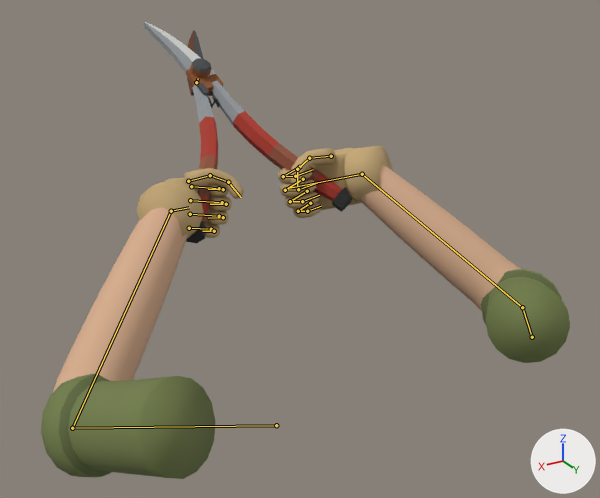
An edit to the FBX model Assets/Art/Models/Player/Player_Arms_FP.fbx, drawn before and after from the same camera.
Rendered twice from a camera (50 mm lens) standing at (0.526, 0.573, 0.182) and looking at (-0.075, -0.429, -0.318). The axes (+X, +Y, +Z) are drawn at lower right. The lights are the same throughout. The first picture is the older version. Both versions are drawn at frame 31 of the action 'Player_Arms_FP|FP_Shears_Idle'; the numbers are the values there. The bones that change, and the others that lie on the model, are drawn over the model as lines.

Names of what the first picture shows: 'Arm_L', 'Arm_R', 'Garden_Shears_FP', 'Hand_L', 'Hand_R'.
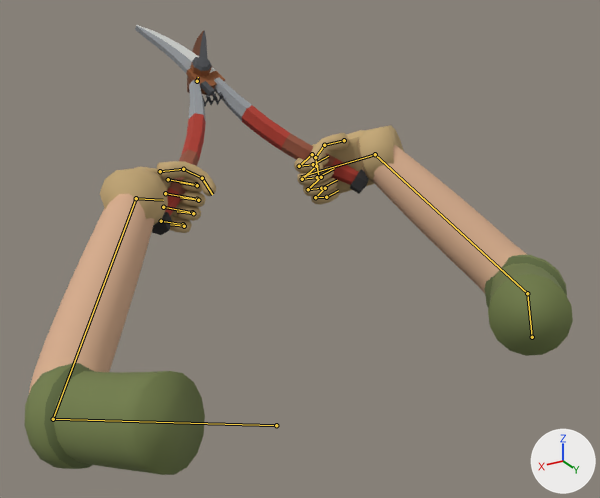
Pixel boxes (x1, y1, x2, y2) of what changed, in the pictures (600 x 498 px):
```json
{"object": "Arm_L", "change": "posed", "before": [41, 207, 215, 479], "after": [24, 194, 205, 475]}
{"object": "Arm_R", "change": "posed", "before": [361, 164, 570, 363], "after": [362, 145, 573, 356], "on screen": "6% taller"}
{"object": "Garden_Shears_FP", "change": "posed", "before": [143, 22, 353, 243], "after": [135, 25, 369, 235], "on screen": "11% wider"}
{"object": "Hand_R", "change": "posed", "before": [278, 146, 393, 218], "after": [294, 125, 404, 204], "on screen": "10% taller"}
{"object": "Hand_L", "change": "posed", "before": [136, 168, 244, 238], "after": [100, 161, 216, 233], "on screen": "7% wider"}
{"bone": "UpperArm_R", "before": "(532, 337) to (522, 307)", "after": "(532, 337) to (527, 293)"}
{"bone": "LowerArm_R", "before": "(522, 307) to (362, 174)", "after": "(527, 293) to (375, 154)"}
{"bone": "Hand_R", "before": "(362, 174) to (286, 188)", "after": "(375, 154) to (300, 177)"}
{"bone": "Shears_Root", "before": "(196, 82) to (198, 78)", "after": "(197, 81) to (198, 77)"}
{"bone": "Shears_A", "before": "(196, 82) to (198, 78)", "after": "(197, 81) to (198, 77)"}
{"bone": "Shears_B", "before": "(196, 82) to (198, 78)", "after": "(197, 81) to (198, 77)"}
{"bone": "UpperArm_L", "before": "(276, 425) to (72, 428)", "after": "(276, 425) to (53, 419)"}
{"bone": "LowerArm_L", "before": "(72, 428) to (171, 211)", "after": "(53, 419) to (136, 198)"}
{"bone": "Hand_L", "before": "(171, 211) to (189, 207)", "after": "(136, 198) to (163, 200)"}
```

Edits to the scene script, one JSON object a line:
```json
{"block": "bone_upperarm_r", "where": "bone_upperarm_r = bpy.data.objects['Player_Arms_FP'].pose.bones['UpperArm_R']  # child of 'FP_Root'"}
{"op": "set", "path": "bone_upperarm_r.rotation_quaternion", "old": "(0.999, -0.043, -0.004, 0.008)", "new": "(0.999, -0.029, 0.013, -0.026)", "note": "degrees (-5, 0, 1) -> degrees (-3, 1, -3)"}
{"block": "bone_lowerarm_r", "where": "bone_lowerarm_r = bpy.data.objects['Player_Arms_FP'].pose.bones['LowerArm_R']  # child of 'UpperArm_R'"}
{"op": "set", "path": "bone_lowerarm_r.rotation_quaternion", "old": "(0.996, -0.091, 0.0, 0.0)", "new": "(0.987, -0.161, 0.0, 0.0)", "note": "degrees (-10, 0, 0) -> degrees (-19, 0, 0)"}
{"block": "bone_hand_r", "where": "bone_hand_r = bpy.data.objects['Player_Arms_FP'].pose.bones['Hand_R']  # child of 'LowerArm_R'"}
{"op": "set", "path": "bone_hand_r.rotation_quaternion", "old": "(0.942, -0.33, -0.008, 0.054)", "new": "(0.895, -0.432, -0.094, 0.059)", "note": "degrees (-39, 1, 6) -> degrees (-52, -7, 11)"}
{"block": "bone_shears_root", "where": "bone_shears_root = bpy.data.objects['Player_Arms_FP'].pose.bones['Shears_Root']  # child of 'Hand_R'"}
{"op": "set", "path": "bone_shears_root.rotation_quaternion", "old": "(0.96, -0.124, -0.137, -0.212)", "new": "(0.945, -0.142, -0.211, -0.204)", "note": "degrees (-11, -18, -23) -> degrees (-12, -27, -22)"}
{"block": "bone_shears_a", "where": "bone_shears_a = bpy.data.objects['Player_Arms_FP'].pose.bones['Shears_A']  # child of 'Shears_Root'"}
{"op": "set", "path": "bone_shears_a.rotation_quaternion", "old": "(0.996, 0.0, 0.092, 0.0)", "new": "(0.985, 0.0, 0.17, 0.0)", "note": "degrees (0, 11, 0) -> degrees (0, 20, 0)"}
{"block": "bone_shears_b", "where": "bone_shears_b = bpy.data.objects['Player_Arms_FP'].pose.bones['Shears_B']  # child of 'Shears_Root'"}
{"op": "set", "path": "bone_shears_b.rotation_quaternion", "old": "(0.996, 0.0, -0.092, 0.0)", "new": "(0.985, 0.0, -0.17, 0.0)", "note": "degrees (0, -11, 0) -> degrees (0, -20, 0)"}
{"block": "bone_upperarm_l", "where": "bone_upperarm_l = bpy.data.objects['Player_Arms_FP'].pose.bones['UpperArm_L']  # child of 'FP_Root'"}
{"op": "set", "path": "bone_upperarm_l.rotation_quaternion", "old": "(0.99, 0.075, 0.042, -0.108)", "new": "(0.995, 0.072, 0.024, -0.06)", "note": "degrees (8, 6, -12) -> degrees (8, 3, -7)"}
{"block": "bone_lowerarm_l", "where": "bone_lowerarm_l = bpy.data.objects['Player_Arms_FP'].pose.bones['LowerArm_L']  # child of 'UpperArm_L'"}
{"op": "set", "path": "bone_lowerarm_l.rotation_quaternion", "old": "(0.995, -0.097, 0.0, 0.0)", "new": "(0.99, -0.141, 0.0, 0.0)", "note": "degrees (-11, 0, 0) -> degrees (-16, 0, 0)"}
{"block": "bone_hand_l", "where": "bone_hand_l = bpy.data.objects['Player_Arms_FP'].pose.bones['Hand_L']  # child of 'LowerArm_L'"}
{"op": "set", "path": "bone_hand_l.rotation_quaternion", "old": "(0.982, -0.185, -0.023, -0.032)", "new": "(0.952, -0.303, 0.043, -0.027)", "note": "degrees (-21, -3, -3) -> degrees (-35, 4, -5)"}
```
